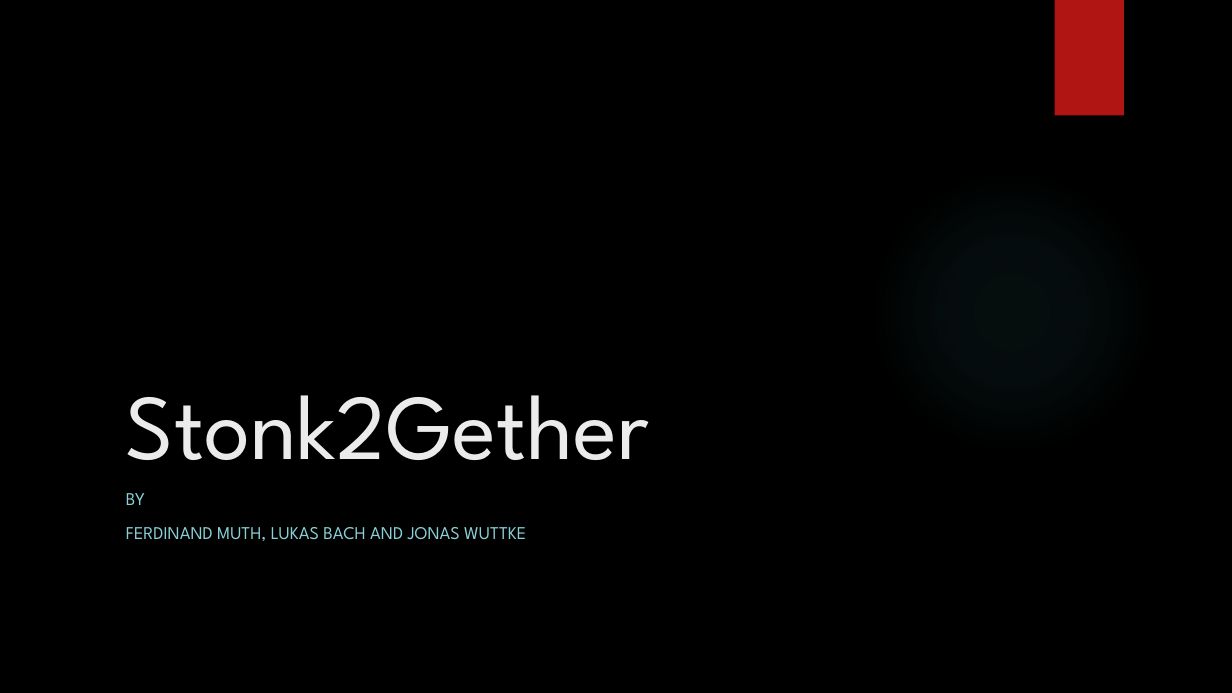
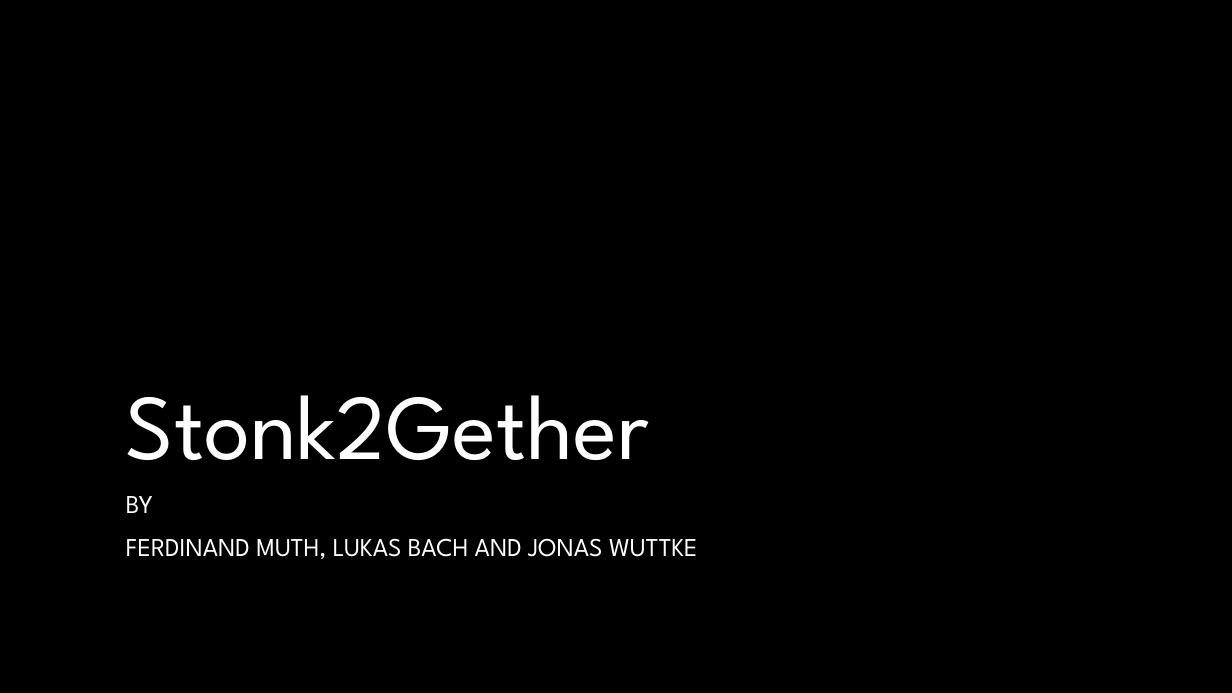
Before and after one commit to lukasbach00/stonktogether, a slide deck: slide 1 of NLP Präsentation.pptx. Drawn at 1232x693 pixels with LibreOffice and Linux fonts; fonts in the diff are those of the drawing; background and template pictures are left out. Boxes give left, top, right and bottom in pixels: in the first picture for what was removed or moved away, otherwise in the second. Text is boxed around its words. In the diff, an @@ line names an element or a change of style, - is before the commit and + after.

```diff
--- a/NLP Präsentation.pptx
+++ b/NLP Präsentation.pptx
@@ rectangle added at [0,0,1232,693], fill #000000 @@
@@ title "Stonk2Gether" at [126,395,650,460]: text colour #EBEBEB to #FFFFFF @@
@@ subtitle "BY" at [126,496,698,559]: size 14 to 20 pt, text colour #8AD0D6 to #FFFFFF @@
```
Also in this commit, not shown: 7 other slides changed, 2 slides removed, 1 other file.
